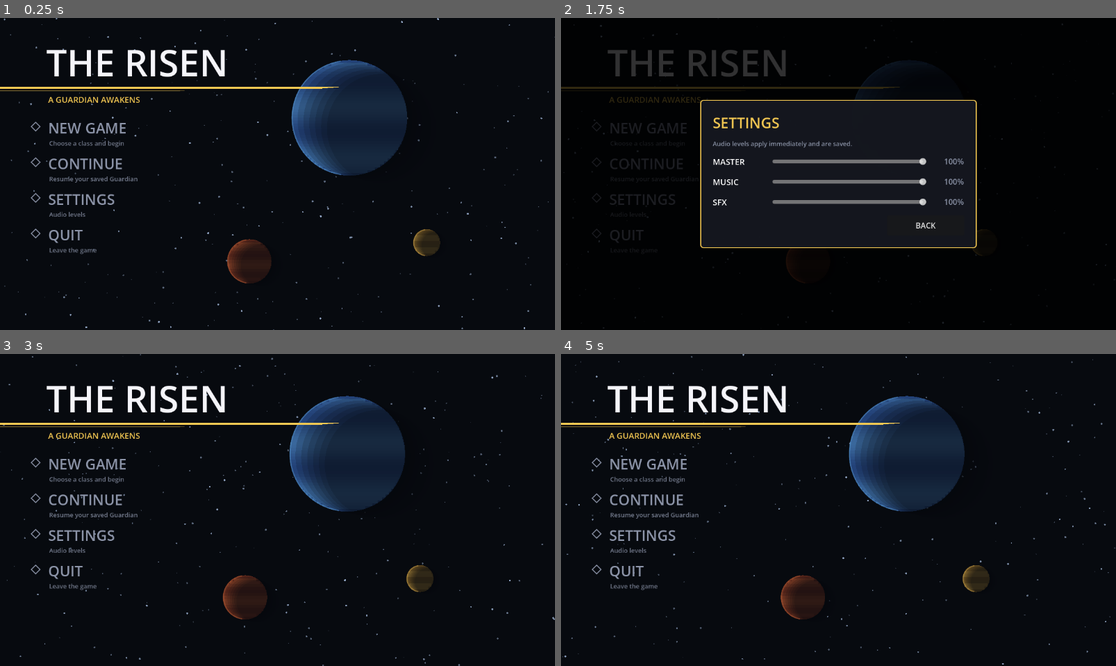
Above: before the commit, frames 1-4 (two rows, left to right).
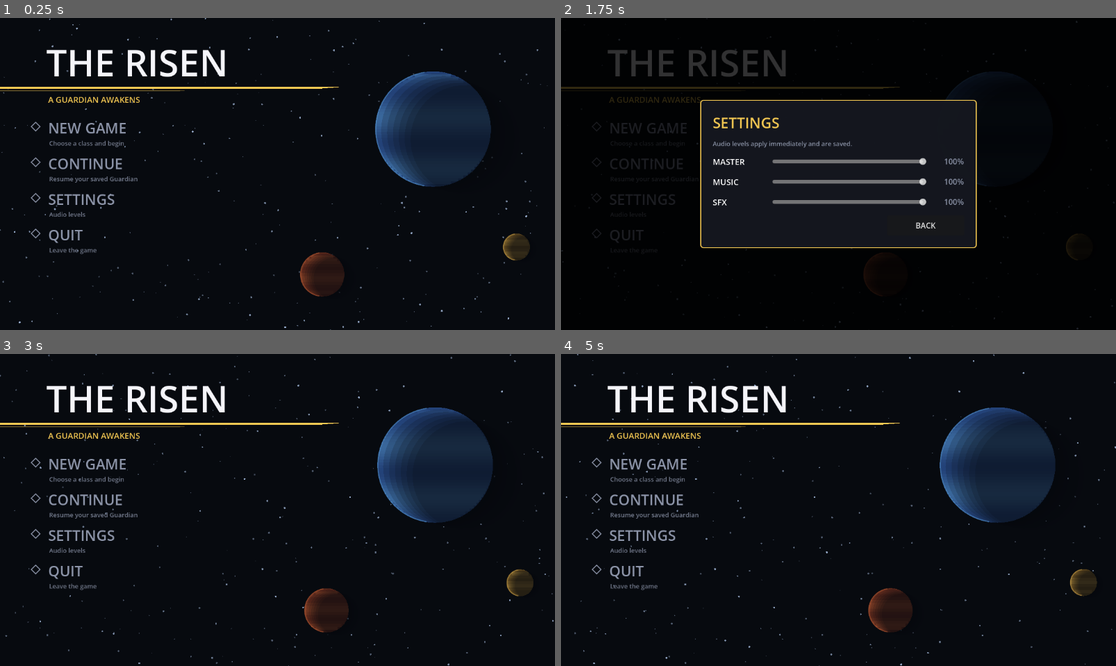
Above: after the commit, the same moments.

Repository: vasilisbit/The_Risen
Game: Godot game, scene res://ui/main_menu.tscn
Same seed, same stepped clock (60 frames per second), same inputs: the game is played once before the commit and once after it.
Inputs (mouse positions are in pixels of both pictures, inside the frame that each line leads up to):
- Up to frame 1 (0.25 s): no input
- Up to frame 2 (1.75 s): tap Enter at 0.5 s; drag from (838, 174) to (894, 105) at 0.52 s; drag from (727, 189) to (810, 236) at 1.27 s
- Up to frame 3 (3 s): click "BACK" at 2 s; move the mouse to (333, 441) at 2.77 s; hold D (move_right) from 2.78 s (still down); hold G (grenade) from 2.78 s (still down)
- Up to frame 4 (5 s): click (894, 441) at 3.05 s; release D (move_right) at 3.5 s; release G (grenade) at 3.5 s; drag from (810, 572) to (672, 463) at 3.52 s; move the mouse to (1005, 556) at 4.27 s; hold A (move_left) from 4.28 s (still down); hold V (melee) from 4.28 s (still down); tap Space (jump) at 4.52 s; click (1005, 556) at 4.55 s

The runs differ from the first frame. In frame 1, 14% of the frame differs, in the area x 0-100%, y 0-100%; in frame 2, 0.2%; in frame 3, 14%; in frame 4, 14%.

Commit message:
feat: Holster combat in the hub, camera recoil, darker space, calmer menu
Five playtest-driven changes.

The hub no longer shows or uses weapons. New Guardian.combat_enabled (false
via a scene override in hub.tscn) hides the viewmodel, weapon HUD, ability HUD
and crosshair, stops the WeaponManager processing, and returns early from
ability input. The gate also sits inside _fire() itself rather than only on
input polling: disabling _process stopped the player firing, but any other
caller would still have gone through — a direct _fire() call in the hub did.

Camera recoil, weighted per weapon. Each shot adds a permanent pitch climb
(so sustained fire walks upward and has to be pulled back) plus a decaying
jitter on top. Measured per shot: Auto Rifle 0.006 rad, Hand Cannon 0.028,
Shotgun 0.045, Sniper 0.055. The jitter goes on the Camera rather than the
SpringArm or the body, so it never accumulates into the player's facing, and
look pitch is now tracked in its own field so shake cannot fight the mouse.

The window glass is near-clear (alpha 0.14 -> 0.05, no emission) and the sky
is roughly half as bright. Between the tinted pane and a lit sky, space had
been reading as a blue panel rather than an opening.

Menu stars were still fast: measured a mid-depth star crossing in under 6 s at
the previous value. Now 0.10 screen-widths/s at full depth — nearest cross in
~10 s, furthest around a minute.

Menu planets now spin and drift periodically: the band pattern scrolls through
its own phase, and each body follows a slow Lissajous around its anchor so it
wanders and returns instead of scrolling off and wrapping. Periods are ~20 s
spin and ~140 s orbit for the large planet.

Verified in-engine: in the hub all four HUD elements and the viewmodel are
hidden, combat_enabled is false and a direct _fire() leaves ammo untouched;
in a mission all of it is restored and the four weapons produce their distinct
recoil; captures confirm dark starfield through the window, a clean hub, and
the menu backdrop. Headless import clean.

Diff:
--- a/scenes/hub/hub.tscn
+++ b/scenes/hub/hub.tscn
@@ -50,6 +50,7 @@
 environment = SubResource("Environment_ursuo")
 
 [node name="Guardian" parent="." unique_id=1754395905 instance=ExtResource("1_abcyb")]
+combat_enabled = false
 transform = Transform3D(1, 0, 0, 0, 1, 0, 0, 0, 1, 0, 1, 3)
 
 [node name="HologramTable" parent="." unique_id=58457010 instance=ExtResource("2_bocl7")]
--- a/scripts/guardian.gd
+++ b/scripts/guardian.gd
@@ -87,6 +87,18 @@
 var _ability_hud: Control
 var _weapon_hud: Control
 
+## False in the hub: no weapon drawn, nothing to shoot, no combat HUD. The hub
+## is a social space, and a rifle pointed at the vendor reads badly.
+@export var combat_enabled: bool = true
+
+## Authoritative look pitch. Camera shake is added on top of this each frame
+## rather than written into the SpringArm directly, otherwise the shake would
+## fight the mouse and permanently drift the player's aim.
+var _look_pitch: float = 0.0
+var _shake: float = 0.0
+const SHAKE_DECAY := 7.0         # how fast the jitter settles
+const MAX_SHAKE := 0.05          # rad, so even a shotgun stays readable
+
 const RESPAWN_DELAY := 2.5    # s before respawning at the spawn point
 const FALL_PENALTY := 10.0    # HP lost on a fall respawn (GDD §3.3)
 
@@ -101,6 +113,7 @@
 	_build_death_screen()
 	_build_ability_hud()       # before apply_class_stats, which wires the super in
 	apply_class_stats()
+	_apply_combat_mode()
 	health = max_hp()          # spawn at full, including the Support bonus
 	health_changed.emit(health, max_hp())
 	shield_changed.emit(shield, MAX_SHIELD)
@@ -110,8 +123,7 @@
 	if event is InputEventMouseMotion and Input.mouse_mode == Input.MOUSE_MODE_CAPTURED:
 		var motion := event as InputEventMouseMotion
 		rotate_y(-motion.relative.x * MOUSE_SENSITIVITY)
-		_spring_arm.rotation.x = clampf(
-			_spring_arm.rotation.x - motion.relative.y * MOUSE_SENSITIVITY,
+		_look_pitch = clampf(_look_pitch - motion.relative.y * MOUSE_SENSITIVITY,
 			PITCH_MIN, PITCH_MAX)
 	elif event.is_action_pressed("ui_cancel"):
 		# Toggle mouse capture so the run can be inspected / closed.
@@ -120,6 +132,8 @@
 			else Input.MOUSE_MODE_CAPTURED)
 	elif event.is_action_pressed("debug_damage"):
 		take_damage(DEBUG_DAMAGE_AMOUNT)
+	elif not combat_enabled:
+		return                 # hub: abilities are holstered along with the gun
 	elif event.is_action_pressed("super"):
 		# Ability.activate() no-ops and returns false while on cooldown, so
 		# "only fires when ready" holds for every class and slot in one place.
@@ -185,6 +199,7 @@
 		var push_dt: float = minf(delta, _push_time_left)
 		move_and_collide(_push_velocity * push_dt)
 		_push_time_left -= push_dt
+	_apply_look(delta)
 	_update_shield(delta)
 
 
@@ -357,6 +372,30 @@
 ## Move the respawn point. Used by the level checkpoint triggers (Mars
 ## platforms, Venus climb) and by the mission drivers as objectives advance, so
 ## dying never sends the player back to the very start of a long level.
+## Weapon recoil (T-0034 follow-up). `pitch_kick` climbs the aim permanently,
+## the way real recoil does; `shake` is a decaying jitter on top. Both scale
+## with the weapon, so a shotgun throws the view around and the rifle barely
+## nudges it.
+func add_recoil(pitch_kick: float, shake: float) -> void:
+	_look_pitch = clampf(_look_pitch + pitch_kick, PITCH_MIN, PITCH_MAX)
+	_shake = minf(_shake + shake, MAX_SHAKE)
+
+
+## Apply look pitch plus shake. Jitter goes on the Camera, not the SpringArm or
+## the body, so it never accumulates into the player's actual facing.
+func _apply_look(delta: float) -> void:
+	_shake = maxf(0.0, _shake - SHAKE_DECAY * _shake * delta - 0.0005)
+	var jitter := Vector3.ZERO
+	if _shake > 0.0001:
+		jitter = Vector3(randf_range(-_shake, _shake), randf_range(-_shake, _shake),
+			randf_range(-_shake, _shake) * 0.6)
+	_spring_arm.rotation.x = _look_pitch + jitter.x
+	var cam := _spring_arm.get_node_or_null("Camera3D") as Camera3D
+	if cam:
+		cam.rotation.y = jitter.y
+		cam.rotation.z = jitter.z
+
+
 func set_checkpoint(pos: Vector3) -> void:
 	checkpoint = pos
 
@@ -464,6 +503,25 @@
 	_weapon_hud.set_script(load("res://scripts/weapon_hud.gd"))
 	_weapon_hud.weapon_manager = get_node_or_null("WeaponManager")
 	layer.add_child(_weapon_hud)
+
+
+## Holster everything in a non-combat scene: no firing, no viewmodel, and no
+## weapon or ability HUD. The abilities themselves stay built so the class kit
+## is still inspectable — only the input and the display are suppressed.
+func _apply_combat_mode() -> void:
+	var wm := get_node_or_null("WeaponManager")
+	if wm:
+		wm.set_process(combat_enabled)
+	var viewmodel := _spring_arm.get_node_or_null("Camera3D/WeaponViewmodel") as Node3D
+	if viewmodel:
+		viewmodel.visible = combat_enabled
+	if _weapon_hud:
+		_weapon_hud.visible = combat_enabled
+	if _ability_hud:
+		_ability_hud.visible = combat_enabled
+	var crosshair := get_node_or_null("DebugHUD/Crosshair") as Control
+	if crosshair:
+		crosshair.visible = combat_enabled
 
 
 func _build_death_screen() -> void:
--- a/scripts/hub_structure.gd
+++ b/scripts/hub_structure.gd
@@ -12,9 +12,10 @@
 func _ready() -> void:
 	var wall := _mat(Color(0.20, 0.22, 0.28), 0.0, 0.85)
 	var floor_mat := _mat(Color(0.13, 0.14, 0.17), 0.1, 0.7)
-	# Actually transparent, so the T-0028 planet outside is visible through it.
-	# It used to be an opaque emissive slab, which just read as a blue panel.
-	var glass := _mat(Color(0.30, 0.45, 0.70, 0.14), 0.0, 0.1, true, Color(0.25, 0.5, 1.0), 0.25)
+	# Near-clear, faintly cool glass. Earlier passes tinted and lit it enough
+	# that space read as bright blue through the window instead of black; the
+	# pane should be almost invisible and only catch a little edge light.
+	var glass := _mat(Color(0.55, 0.62, 0.72, 0.05), 0.0, 0.05)
 	glass.transparency = BaseMaterial3D.TRANSPARENCY_ALPHA
 	glass.cull_mode = BaseMaterial3D.CULL_DISABLED
 
--- a/scripts/main_menu.gd
+++ b/scripts/main_menu.gd
@@ -13,18 +13,24 @@
 const GOLD := Color(0.95, 0.78, 0.32)
 const DIM := Color(0.55, 0.58, 0.66)
 const STAR_COUNT := 260
-## Screen widths per second at full parallax depth. Was 14 — far too fast.
-const STAR_DRIFT := 1.6
-
-## Background planets: x/y in screen fractions, radius in pixels, and the two
-## tones its banded surface mixes between. Drawn behind the menu text, right of
-## the entries so they never sit under a label.
+## Screen widths per second at full parallax depth; each star scales this by
+## its own depth. This is a distant field behind a menu, not a warp tunnel.
+## Measured: at 0.35 a mid-depth star still crossed in under 6 s, which read as
+## travelling. At 0.10 the nearest take ~10 s and the furthest around a minute.
+const STAR_DRIFT := 0.10
+
+## Background planets. `spin` turns the surface; `orbit`/`sway` move the whole
+## body on a slow sine so it drifts and returns instead of scrolling off — a
+## menu backdrop should loop, not go anywhere.
 const MENU_PLANETS := [
-	{"pos": Vector2(0.78, 0.32), "radius": 120.0, "drift": 0.35,
+	{"pos": Vector2(0.78, 0.34), "radius": 120.0,
+		"spin": 0.05, "orbit": 0.045, "sway": Vector2(0.030, 0.016),
 		"base": Color(0.16, 0.30, 0.55), "band": Color(0.35, 0.62, 0.85)},
-	{"pos": Vector2(0.60, 0.78), "radius": 46.0, "drift": 0.7,
+	{"pos": Vector2(0.58, 0.80), "radius": 46.0,
+		"spin": 0.09, "orbit": 0.062, "sway": Vector2(0.045, 0.022),
 		"base": Color(0.42, 0.18, 0.12), "band": Color(0.72, 0.36, 0.20)},
-	{"pos": Vector2(0.92, 0.72), "radius": 28.0, "drift": 1.1,
+	{"pos": Vector2(0.93, 0.70), "radius": 28.0,
+		"spin": 0.13, "orbit": 0.085, "sway": Vector2(0.028, 0.034),
 		"base": Color(0.45, 0.34, 0.14), "band": Color(0.78, 0.62, 0.28)},
 ]
 
@@ -106,11 +112,18 @@
 func _draw_menu_planet(info: Dictionary, vp: Vector2) -> void:
 	var frac: Vector2 = info["pos"]
 	var r: float = info["radius"]
-	# Wraps across the screen far slower than the stars, at its own rate.
-	var x := fposmod(frac.x - _time * float(info["drift"]) * 0.004, 1.3) - 0.15
-	var c := Vector2(x * vp.x, frac.y * vp.y)
+	# Periodic drift: a slow Lissajous around the anchor point, so each planet
+	# wanders and comes back rather than scrolling away and wrapping.
+	var orbit: float = float(info["orbit"])
+	var sway: Vector2 = info["sway"]
+	var offset := Vector2(
+		sin(_time * orbit) * sway.x,
+		cos(_time * orbit * 0.73) * sway.y)
+	var c := (frac + offset) * vp
 	if c.x < -r * 2.0 or c.x > vp.x + r * 2.0:
 		return
+	# Surface rotation: the band pattern scrolls through its own phase.
+	var spin: float = _time * float(info["spin"])
 
 	var base: Color = info["base"]
 	var band: Color = info["band"]
@@ -127,7 +140,7 @@
 		var half := sqrt(maxf(0.0, 1.0 - outer * outer)) * r
 		if half <= 0.5:
 			continue
-		var shade := 0.5 + 0.5 * sin(t0 * 7.0 + frac.x * 12.0)
+		var shade := 0.5 + 0.5 * sin(t0 * 7.0 + frac.x * 12.0 + spin * TAU)
 		var col := base.lerp(band, shade * 0.55)
 		draw_rect(Rect2(Vector2(c.x - half, c.y + t0 * r),
 			Vector2(half * 2.0, (t1 - t0) * r + 0.5)), col)
--- a/scripts/weapon_manager.gd
+++ b/scripts/weapon_manager.gd
@@ -9,6 +9,16 @@
 	"res://scenes/weapons/sniper.tscn",
 	"res://scenes/weapons/hand_cannon.tscn",
 ]
+
+## Per-shot camera kick, in radians. `pitch` climbs the aim permanently (so
+## sustained fire walks upward and has to be pulled back down); `shake` is the
+## decaying jitter on top. Roughly tracks each weapon's damage per shot.
+const CAMERA_RECOIL := {
+	"Auto Rifle": {"pitch": 0.006, "shake": 0.004},
+	"Shotgun": {"pitch": 0.045, "shake": 0.030},
+	"Sniper": {"pitch": 0.055, "shake": 0.022},
+	"Hand Cannon": {"pitch": 0.028, "shake": 0.016},
+}
 
 var _weapons: Array[Weapon] = []
 var _active: int = 0
@@ -76,6 +86,11 @@
 	var w := active_weapon()
 	if w == null or _camera == null:
 		return
+	# Guard the action, not just the input polling: disabling _process stops the
+	# player firing, but any other caller would still have gone through.
+	var owner_body := get_parent()
+	if owner_body and ("combat_enabled" in owner_body) and not owner_body.combat_enabled:
+		return
 	if not w.can_fire():
 		return
 	var origin := _camera.global_position
@@ -86,6 +101,12 @@
 	w.fire(origin, dir, get_world_3d(), exclude)
 	if _viewmodel != null:
 		_viewmodel.kick()                # recoil the on-screen viewmodel
+	# Camera recoil, weighted per weapon so the shotgun throws the view and the
+	# auto rifle only nudges it.
+	var player := get_parent()
+	if player and player.has_method("add_recoil"):
+		var r: Dictionary = CAMERA_RECOIL.get(w.weapon_name, CAMERA_RECOIL["Auto Rifle"])
+		player.add_recoil(float(r["pitch"]), float(r["shake"]))
 
 
 func _update_hud() -> void:
--- a/shaders/space_sky.gdshader
+++ b/shaders/space_sky.gdshader
@@ -7,10 +7,12 @@
 // Stars come from a hashed cell grid rather than a texture, so they are stable
 // (a given direction always has the same star) and cost nothing to author.
 
-uniform vec3 horizon_color : source_color = vec3(0.03, 0.04, 0.07);
-uniform vec3 zenith_color : source_color = vec3(0.01, 0.01, 0.03);
-uniform vec3 nebula_color : source_color = vec3(0.10, 0.06, 0.22);
-uniform float nebula_strength = 0.5;
+// Deep navy fading to near-black. Kept dark on purpose: anything brighter and
+// the window reads as a blue panel rather than an opening onto space.
+uniform vec3 horizon_color : source_color = vec3(0.015, 0.022, 0.045);
+uniform vec3 zenith_color : source_color = vec3(0.004, 0.005, 0.012);
+uniform vec3 nebula_color : source_color = vec3(0.06, 0.04, 0.14);
+uniform float nebula_strength = 0.35;
 uniform float star_density = 0.965;   // higher = fewer stars
 uniform float star_brightness = 1.0;
 
